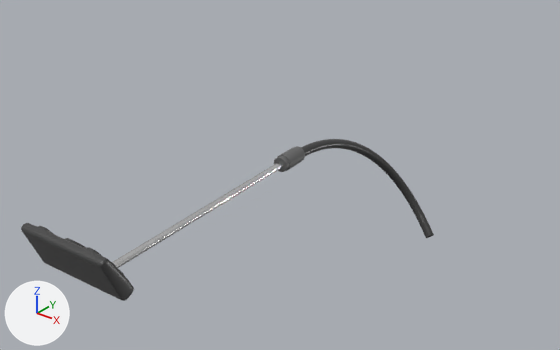
The FBX model Assets/Meshes/Equippables/Vacuums/OlBetsy.fbx: old version first, new version second.
The view is the same before and after, from a camera (50 mm lens) standing at (1.39, -2.28, 0.94) and looking at (-0.15, -0.35, -0.26). Arrows for +X, +Y and +Z are at lower left; the lights stay in place.
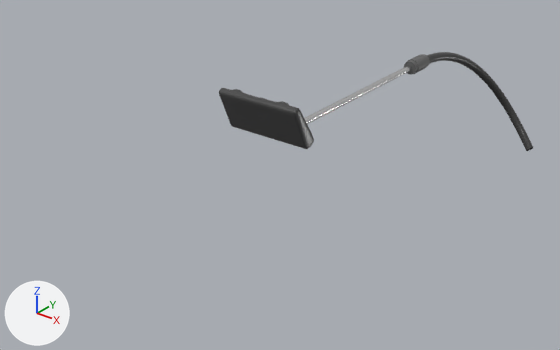
Changed parts and their boxes [x1, y1, x2, y2] in the pictures (560 x 350 px; the box of a moved part takes in the faces that stretch with it):
'NurbsPath', reshaped (24% narrower, 39% shorter)
    before: [21, 139, 434, 301]
    after: [219, 52, 533, 151]
part 1 of me_nurbspath, moved or reshaped
    before: [301, 139, 434, 238]
    after: [427, 52, 533, 151]
part 2 of me_nurbspath, moved or reshaped
    before: [21, 223, 134, 301]
    after: [219, 88, 314, 149]
part 3 of me_nurbspath, moved or reshaped (not visible afterwards)
    before: [65, 238, 87, 248]
part 4 of me_nurbspath, moved or reshaped
    before: [112, 146, 305, 268]
    after: [304, 54, 430, 124]

The change, as a diff of the scene's bpy script:
```diff
--- a/Assets/Meshes/Equippables/Vacuums/OlBetsy.fbx.py
+++ b/Assets/Meshes/Equippables/Vacuums/OlBetsy.fbx.py
@@ me_nurbspath @@
 me_nurbspath.from_pydata(...)  # 6098 vertices, 5998 faces; spans x -0.19..0.17, y -1.36..0.27, z -0.68..-0.02
 # used by ob_nurbspath; location = (0.0, 0.0, 0.0)
+# me_nurbspath part 1: the loose piece of 1536 vertices spanning x -0.1..0.17, y -0.36..0.27, z -0.68..-0.15 is multiplied about its middle by the matrix ((0.999, 0.047, -0.01), (-0.047, 0.999, -0.002), (0.009, 0.003, 1.0)), then moved by (0.09, 0.7, 0.18)
+# me_nurbspath part 2: the loose piece of 2978 vertices spanning x -0.19..0.12, y -1.36..-1.24, z -0.17..-0.02 is moved by (0.03, 0.7, 0.17)
+# me_nurbspath part 3: the loose piece of 410 vertices spanning x -0.08..0.0, y -1.34..-1.24, z -0.17..-0.03 is moved by (0.03, 0.7, 0.17)
+# me_nurbspath part 4: the loose piece of 928 vertices spanning x -0.11..-0.03, y -1.24..-0.33, z -0.19..-0.13 is multiplied about its middle by the matrix ((0.999, 0.047, -0.01), (-0.047, 0.999, -0.002), (0.009, 0.003, 1.0)), then moved by (0.06, 0.7, 0.17)
 me_nurbspath.materials.append(mat_material_001)
```
